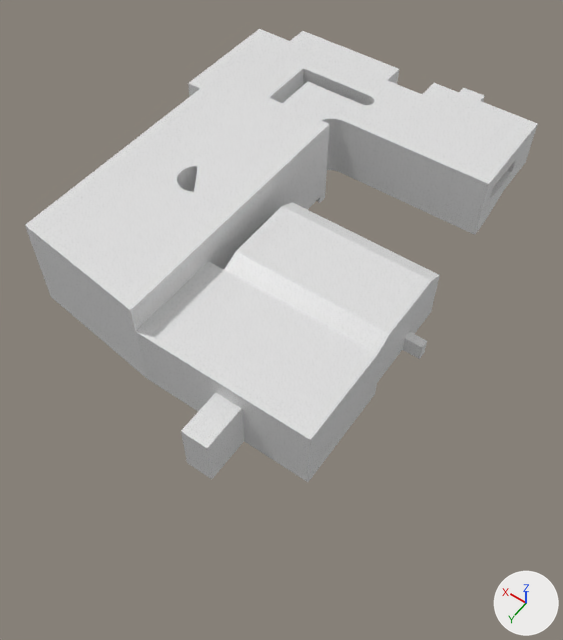
The FBX model Models/Levels/Level1.fbx, before and after one commit.
One viewpoint serves both versions: a 50 mm camera at (-26.2, 78.3, 66.9) aimed at (4.7, 35.1, -1.0). Every picture has the same lights, and +X, +Y and +Z are marked at lower right.
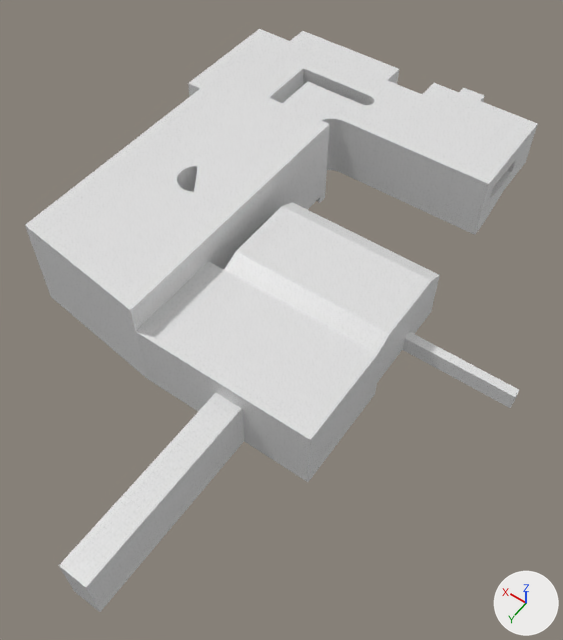
Commit message: level work

Edits to the bpy script that builds the scene:
```text
Change me_cube:
    where me_cube.from_pydata(...)  # 1416 vertices, 942 faces; spans x -11.0..32.0, y -5.0..55.0, z -9.2..11.2
    used by ob_cube; location = (0.0, 0.0, 0.0)
    before: 494 (-1.5, 55.0, 0.0) at pixel (211, 479), 495 (-1.5, 55.0, 6.0) at pixel (207, 448), 498 (1.5, 55.0, 0.0) at pixel (187, 462), 499 (1.5, 55.0, 6.0) at pixel (180, 430)
    before: 500 (-11.0, 32.0, 2.0) at pixel (424, 352), 501 (-11.0, 32.0, 4.0) at pixel (427, 340), 502 (-11.0, 33.0, 2.0) at pixel (419, 359), 503 (-11.0, 33.0, 4.0) at pixel (422, 347)
    me_cube part 1
    add for i in [494, 495, 498, 499]: me_cube.vertices[i].co += Vector((0.0, 15.0, 0.0))
    me_cube part 2
    add for i in [*range(500, 504)]: me_cube.vertices[i].co += Vector((-10.0, 0.0, 0.0))
```

Pixel boxes (x1, y1, x2, y2) of what changed, in the pictures (563 x 640 px; the box of a moved part takes in the faces that stretch with it):
'Cube', reshaped (29% taller)
    before: (25, 29, 538, 482)
    after: (25, 29, 538, 612)
part 1 of me_cube, moved or reshaped
    before: (181, 393, 244, 479)
    after: (59, 393, 244, 612)
part 2 of me_cube, moved or reshaped
    before: (402, 332, 427, 359)
    after: (402, 332, 519, 408)
